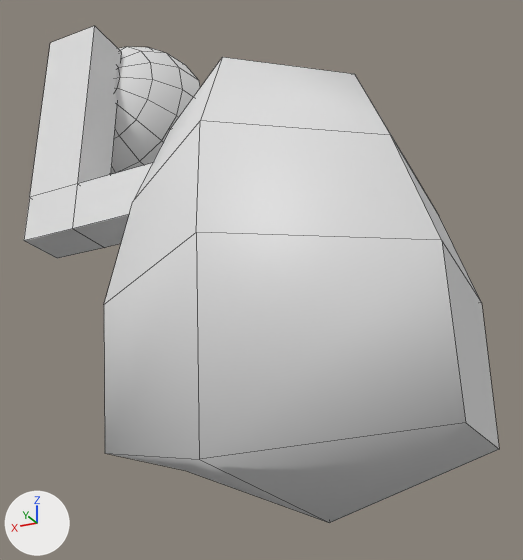
Before and after pictures for a commit that changed the FBX model 2026TeamE/Assets/3DModels/BackPack.fbx.
The view is the same before and after, from a camera (50 mm lens) standing at (-1.41, 3.08, -1.27) and looking at (0.25, -0.24, 0.23). The axes (+X, +Y, +Z) are drawn at lower left. The lights are the same throughout. The first picture is the older version. Mesh edges are drawn as thin lines.

In view in the first picture: 'BackPack'.
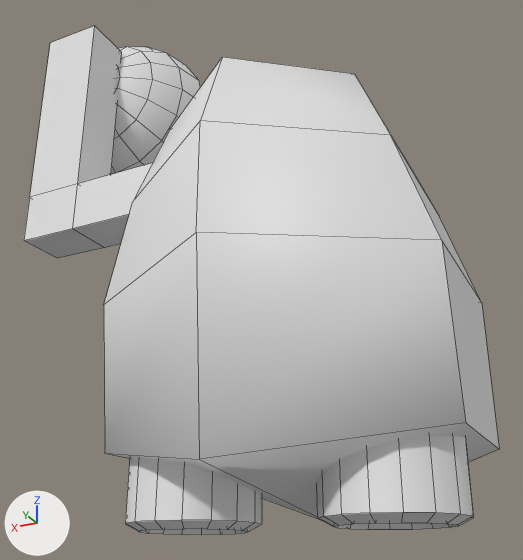
Commit message: バッグにジェットパックのノズル追加したモデル

Changed parts and their boxes (x1, y1, x2, y2) in the pictures (523 x 560 px):
'BackPack', reshaped: before (24, 26, 499, 523); after (24, 26, 499, 535)
part 1 of me_立方体, added: after (125, 457, 262, 535)
part 2 of me_立方体, added: after (316, 435, 473, 530)

The change in detail:
me_立方体 is used by ob_backpack; location (0.0, 0.0, 0.0).
me_立方体 had 236 vertices, 246 faces and spanned x -0.86..2.02, y -0.61..0.85, z -1.04..2.39.
me_立方体 now has 364 vertices, 346 faces and spans x -0.86..2.02, y -0.61..0.85, z -1.09..2.39.
me_立方体 part 1: a new loose piece of 64 vertices spanning x 0.17..0.81, y -0.32..0.32, z -1.09..-0.66.
me_立方体 part 2: a new loose piece of 64 vertices spanning x -0.81..-0.17, y -0.32..0.32, z -1.09..-0.66.
